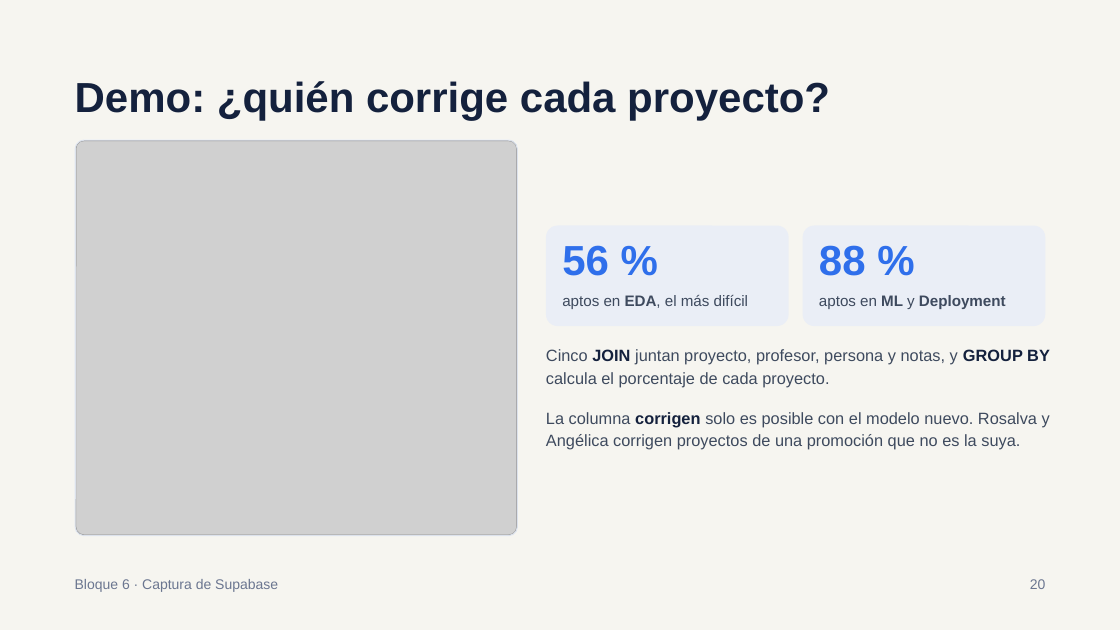
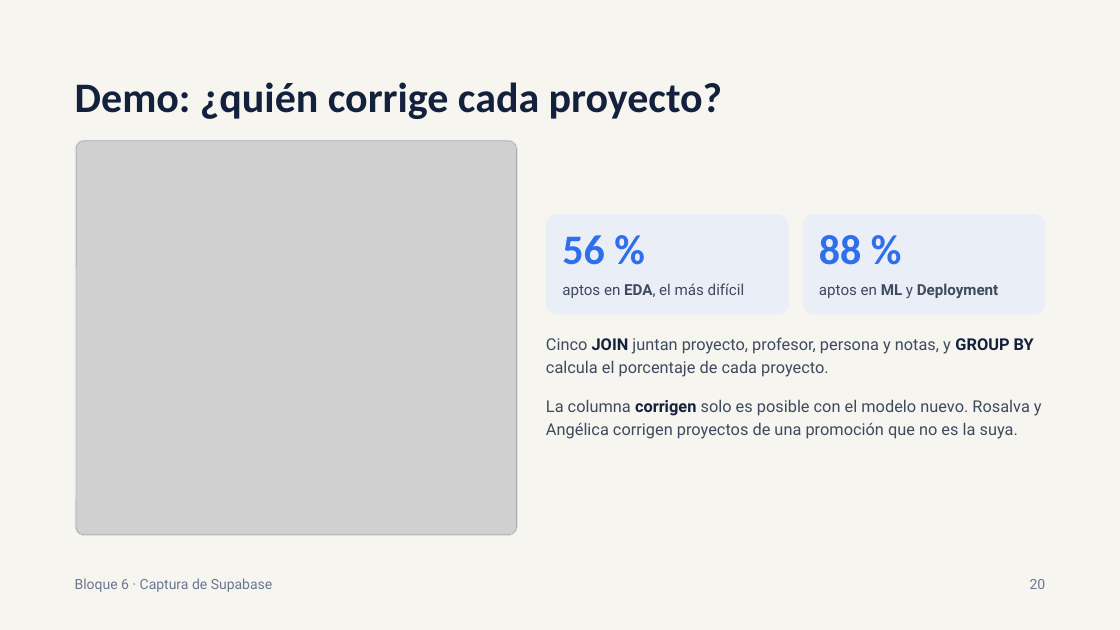
Before and after one commit to CarlosRodriguezRuiz/ProyectoGrupal-BBDD, a slide deck: slide 20 of docs/Presentacion.pptx. Drawn at 1120x630 pixels with LibreOffice and Linux fonts; fonts in the diff are those of the drawing; grey boxes stand for pictures. Boxes give left, top, right and bottom in pixels: in the first picture for what was removed or moved away, otherwise in the second. Text is boxed around its words. In the diff, an @@ line names an element or a change of style, - is before the commit and + after.

Commit message:
Actualizar la presentación y explicar las versiones del modelo en el README
La diapositiva final ya habla de 10 tablas. El README explica qué es la carpeta v1 y por qué cambiamos al modelo v2.

```diff
--- a/docs/Presentacion.pptx
+++ b/docs/Presentacion.pptx
@@ 5 texts, 2 rounded rectangles: place and size @@
-5 texts, 2 rounded rectangles at [546, 225, 1050, 388]
+5 texts, 2 rounded rectangles at [546, 214, 1046, 377]
@@ font Arial to Calibri in 3 elements at [75, 82, 722, 119], [562, 235, 605, 265], [819, 235, 862, 265] @@
@@ font Arial to Roboto in 6 elements at [75, 578, 273, 592], [1030, 579, 1046, 589], [546, 399, 1042, 439], [562, 283, 745, 298], [819, 283, 998, 298], [546, 337, 1034, 377] @@
@@ text "La columna corrigen solo es ...": place and size @@
-text "La columna corrigen solo es ..." at [546, 412, 1050, 450]
+text "La columna corrigen solo es ..." at [546, 399, 1042, 439]
```
Also in this commit, not shown: 22 other slides changed, 1 other file.
